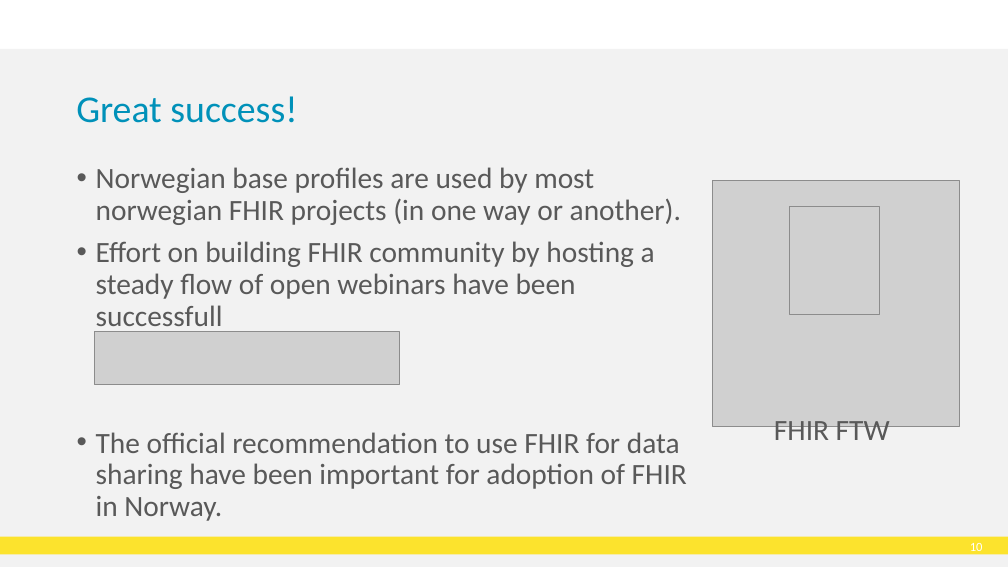
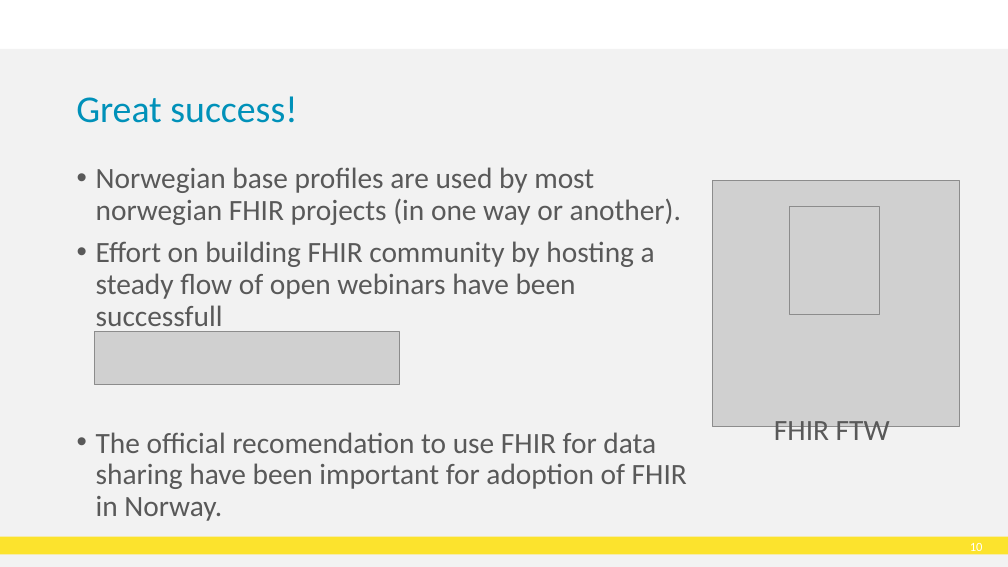
Before and after one commit to HL7Norway/best-practice, a slide deck: slide 11 of docs/presentasjoner/DD23_CT_230508_Thomas_Tveit_Rosenlund_FHIR-in-Norway.pptx. Drawn at 1008x567 pixels with LibreOffice and Linux fonts; fonts in the diff are those of the drawing; grey boxes stand for pictures; background and template pictures are left out. Boxes give left, top, right and bottom in pixels: in the first picture for what was removed or moved away, otherwise in the second. Text is boxed around its words. In the diff, an @@ line names an element or a change of style, - is before the commit and + after.

```diff
--- a/docs/presentasjoner/DD23_CT_230508_Thomas_Tveit_Rosenlund_FHIR-in-Norway.pptx
+++ b/docs/presentasjoner/DD23_CT_230508_Thomas_Tveit_Rosenlund_FHIR-in-Norway.pptx
@@ text at [96,432,687,521]: text changed @@
-• The official recommendation to use FHIR for data sharing have been important for adoption of FHIR in Norway.
+• The official recomendation to use FHIR for data sharing have been important for adoption of FHIR in Norway.
```
Also in this commit, not shown: 4 other slides changed.
